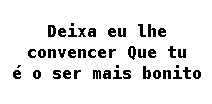
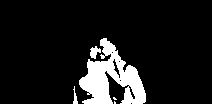
Two versions of the same layered image (212 x 104). Layer-by-layer changes:
added layer "49-photo1.png" above "Screen Shot 2019-12-23 at 23.51.16.png" over [0, 0, 212, 104]
added layer "Screen Shot 2019-12-23 at 23.51.16.png" above "Screen Shot 2019-12-23 at 23.49.23.png" over [0, 0, 212, 104]
added layer "Screen Shot 2019-12-23 at 23.49.23.png" above "Screen Shot 2019-12-23 at 23.46.16.png" over [0, 0, 212, 104]
added layer "Screen Shot 2019-12-23 at 23.46.16.png" above "O vazio é difícil ..." over [0, 0, 212, 104]
renamed "Deixa eu lhe ..." to "O vazio é difícil ...", painted on it over [12, 12, 201, 92]
